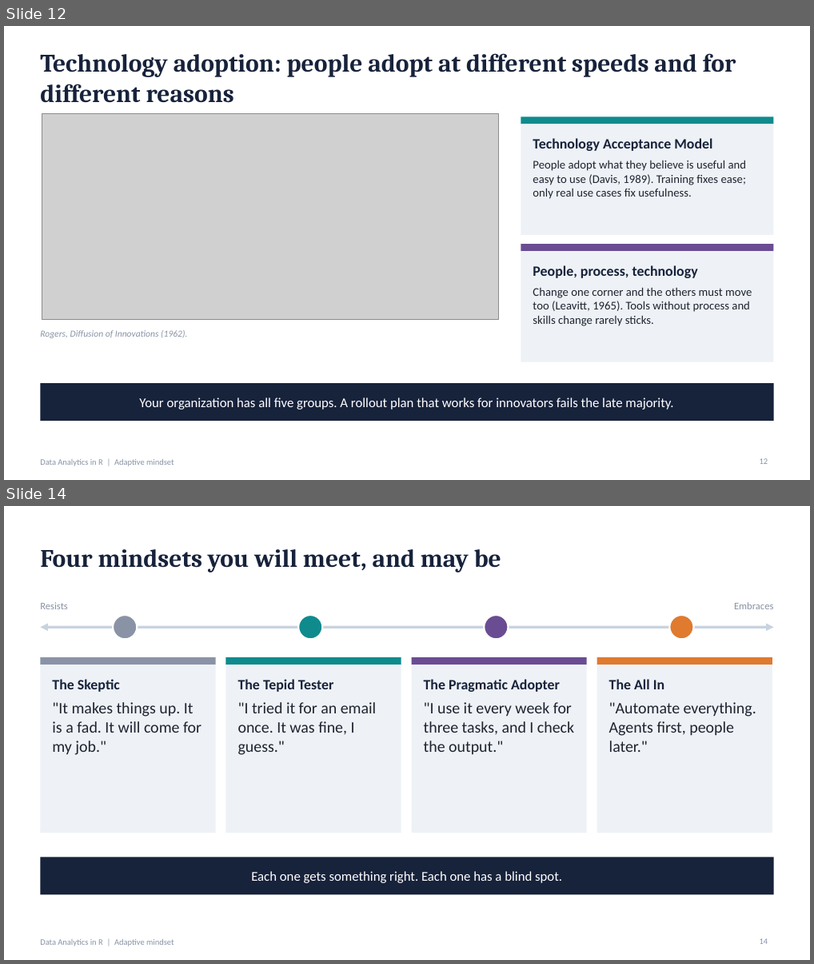
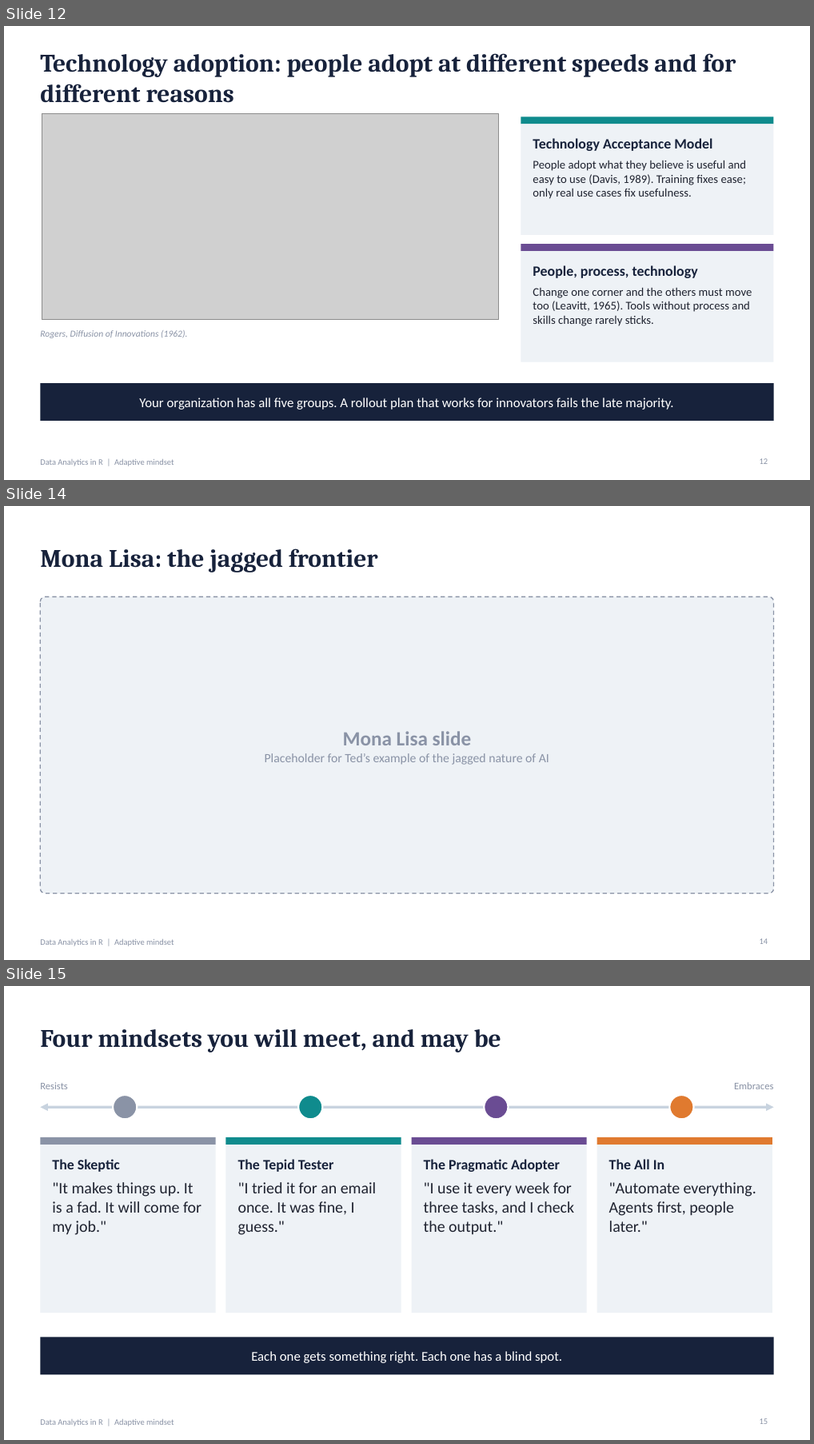
Before and after one commit to kwartler/Vienna_Dec_26, a slide deck: lessons/day2/C_adaptive_mindset.pptx. Shown one above the other, each under a label of ours: slides 12 and 14 before the commit, slides 12, 14 and 15 after it; the slides between them are not shown. The pictures are 814x964 and 814x1444 pixels, drawn with LibreOffice and Linux fonts; fonts in the diff are those of the drawing; grey boxes stand for pictures. Boxes give left, top, right and bottom in pixels: in the first picture for what was removed or moved away, otherwise in the second. Text is boxed around its words. In the diff, an @@ line names an element or a change of style, - is before the commit and + after.

```diff
--- a/lessons/day2/C_adaptive_mindset.pptx
+++ b/lessons/day2/C_adaptive_mindset.pptx
@@ slide 14 added at bbox=[4, 506, 810, 960], background #FFFFFF; not listed: 1 template element that a slide beside it also shows @@
@@ title added at bbox=[40, 548, 378, 572], 30 pt, text #17223B, bold @@
+Mona Lisa: the jagged frontier
@@ rounded rectangle added at bbox=[40, 596, 774, 893], fill #EEF2F6, outline #8A93A6 1.25 pt dashed @@
@@ text added at bbox=[265, 731, 550, 764], 15 pt, text #8A93A6 @@
+Mona Lisa slide
+Placeholder for Ted’s example of the jagged nature of AI
@@ page number added at bbox=[760, 938, 769, 944], 10 pt, text #8A93A6 @@
+14
@@ what was slide 14 is now slide 15 @@
```
Also in this commit, not shown: 2 slides changed.
